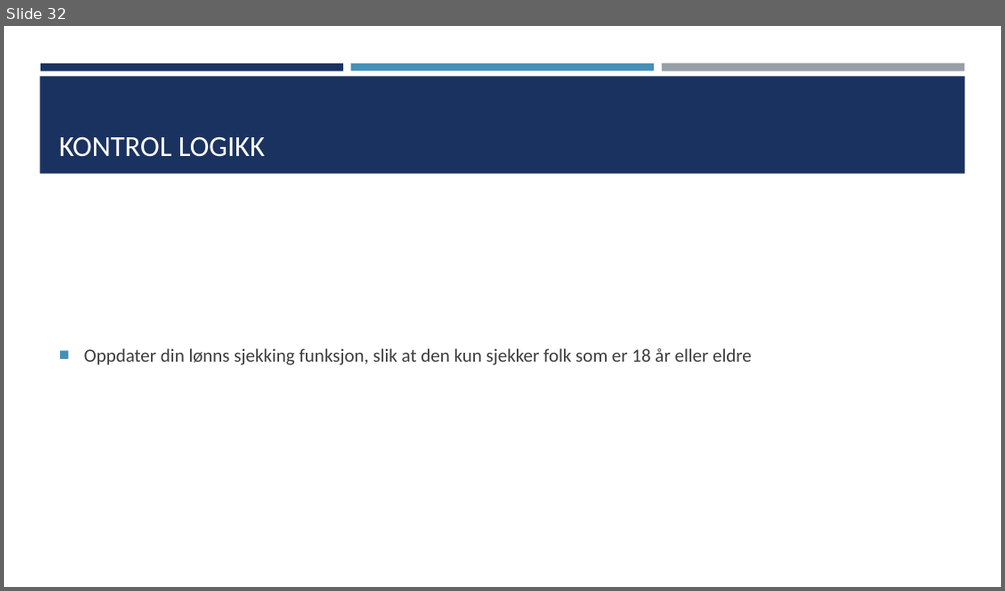
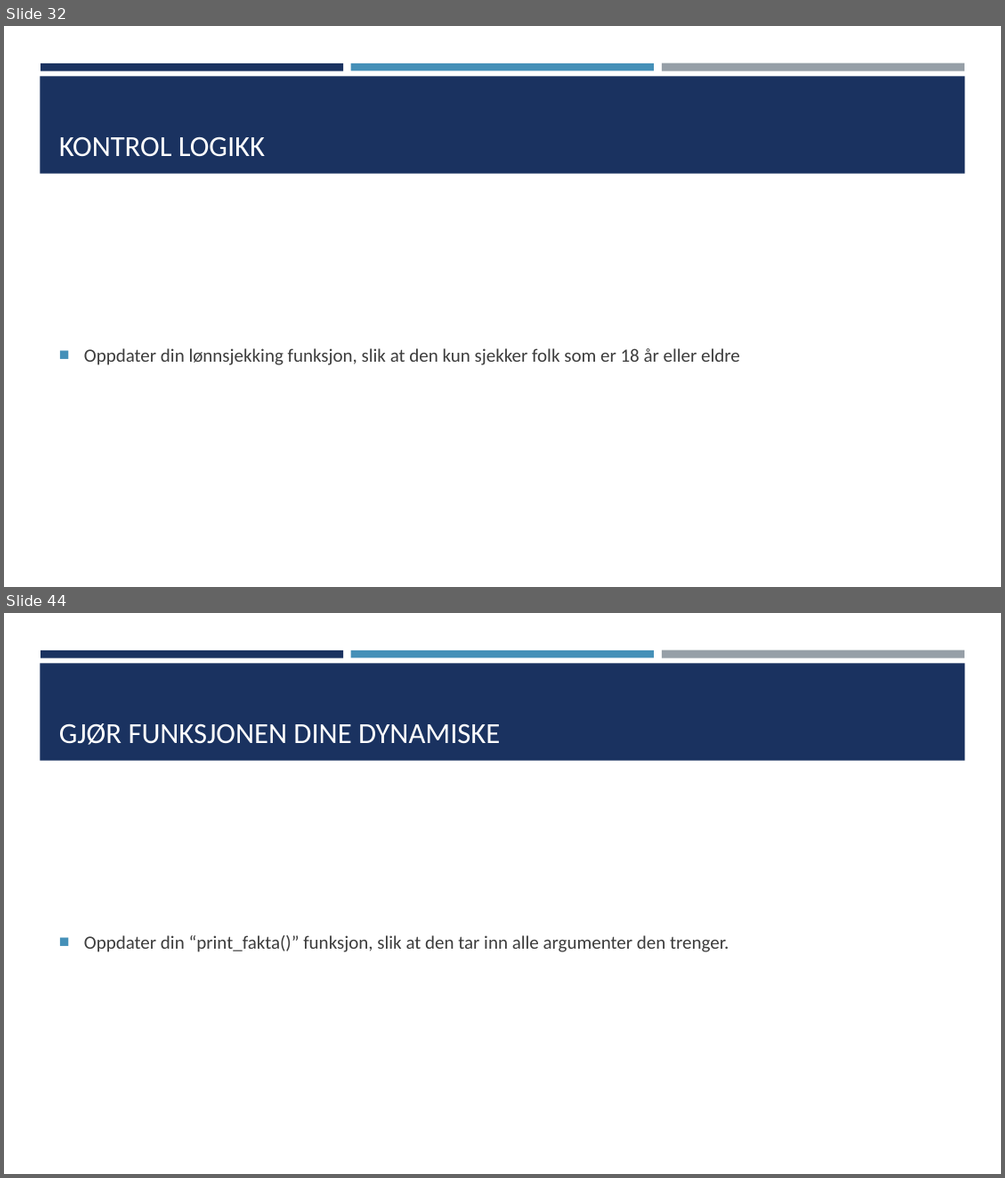
Before and after one commit to TheCodeAddiction/Learn-Python-Workshop, a slide deck: koding workshop powerpoint.pptx. Shown one above the other, each under a label of ours: slide 32 before the commit, slides 32 and 44 after it; the slides between them are not shown. The pictures are 1005x591 and 1005x1178 pixels, drawn with LibreOffice and Linux fonts; fonts in the diff are those of the drawing. Boxes give left, top, right and bottom in pixels: in the first picture for what was removed or moved away, otherwise in the second. Text is boxed around its words. In the diff, an @@ line names an element or a change of style, - is before the commit and + after.

```diff
--- a/koding workshop powerpoint.pptx
+++ b/koding workshop powerpoint.pptx
@@ slide 44 added at [4,613,1001,1174], background #FFFFFF; not listed: 4 template elements that a slide beside it also shows @@
@@ title added at [59,723,500,745], 28 pt, text #FFFFFF @@
+GJØR FUNKSJONEN DINE DYNAMISKE
@@ text added at [84,935,728,952], 18 pt, text #3D3D3D @@
+■ Oppdater din “print_fakta()” funksjon, slik at den tar inn alle argumenter den trenger.
@@ slide 32 changed as well @@
@@ text at [84,348,740,365]: text changed @@
-■ Oppdater din lønns sjekking funksjon, slik at den kun sjekker folk som er 18 år eller eldre
+■ Oppdater din lønnsjekking funksjon, slik at den kun sjekker folk som er 18 år eller eldre
```
Also in this commit, not shown: 11 other slides added, 6 other files.
